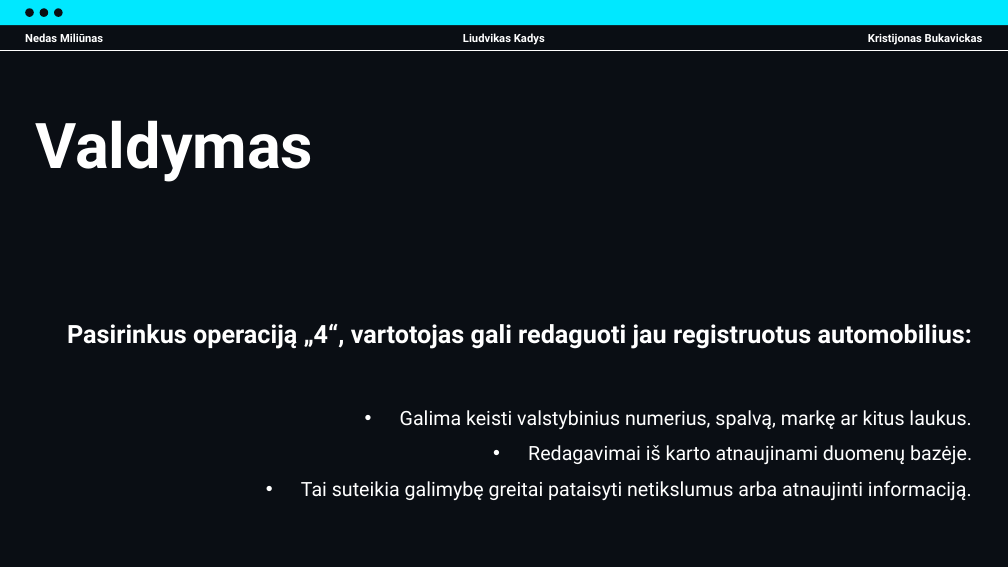
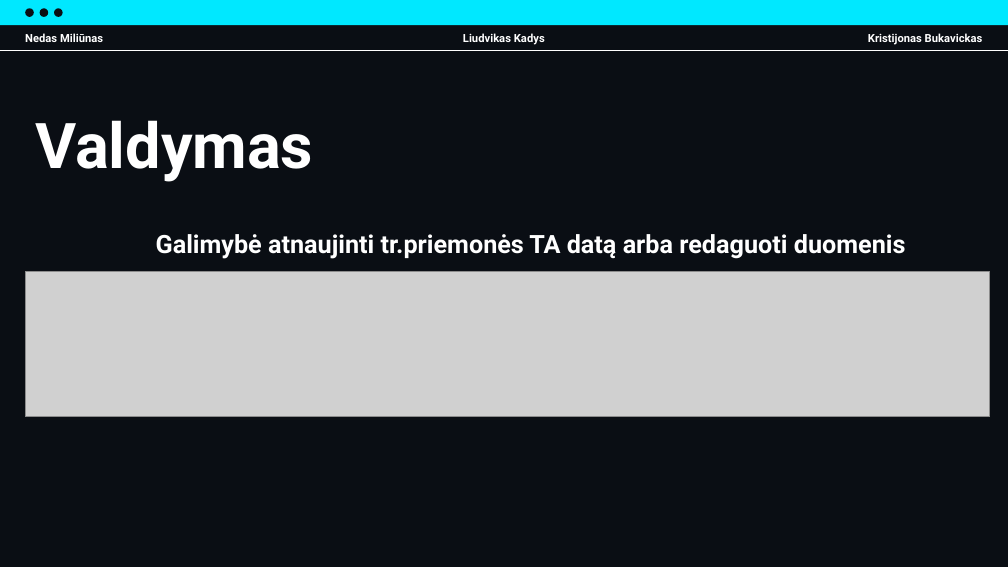
Before and after one commit to Rencikas/techas_2025, a slide deck: slide 13 of Prezentacijos/IT_Projektas_Final.pptx. Drawn at 1008x567 pixels with LibreOffice and Linux fonts; fonts in the diff are those of the drawing; grey boxes stand for pictures. Boxes give left, top, right and bottom in pixels: in the first picture for what was removed or moved away, otherwise in the second. Text is boxed around its words. In the diff, an @@ line names an element or a change of style, - is before the commit and + after.

```diff
--- a/Prezentacijos/IT_Projektas_Final.pptx
+++ b/Prezentacijos/IT_Projektas_Final.pptx
@@ subtitle at (x1=156, y1=234, x2=906, y2=259): text changed; size 14 to 18 pt; bold on @@
-Pasirinkus operaciją „4“, vartotojas gali redaguoti jau registruotus automobilius:
-• Galima keisti valstybinius numerius, spalvą, markę ar kitus laukus.
-• Redagavimai iš karto atnaujinami duomenų bazėje.
-• Tai suteikia galimybę greitai pataisyti netikslumus arba atnaujinti informaciją.
+Galimybė atnaujinti tr.priemonės TA datą arba redaguoti duomenis
@@ picture added at (x1=25, y1=271, x2=990, y2=416) @@
```
Also in this commit, not shown: 7 other slides changed, 1 slide added, 1 slide removed.
